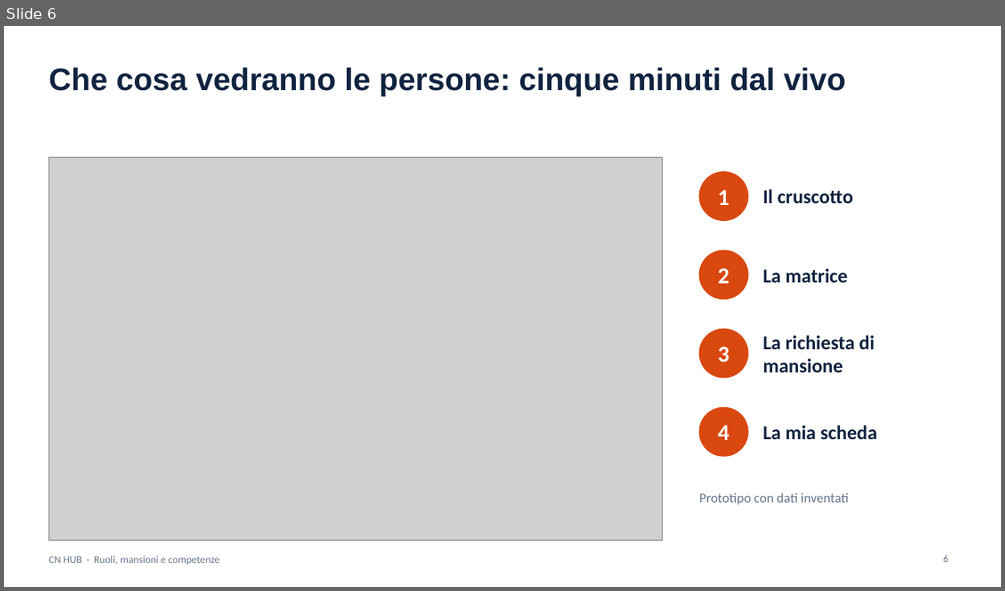
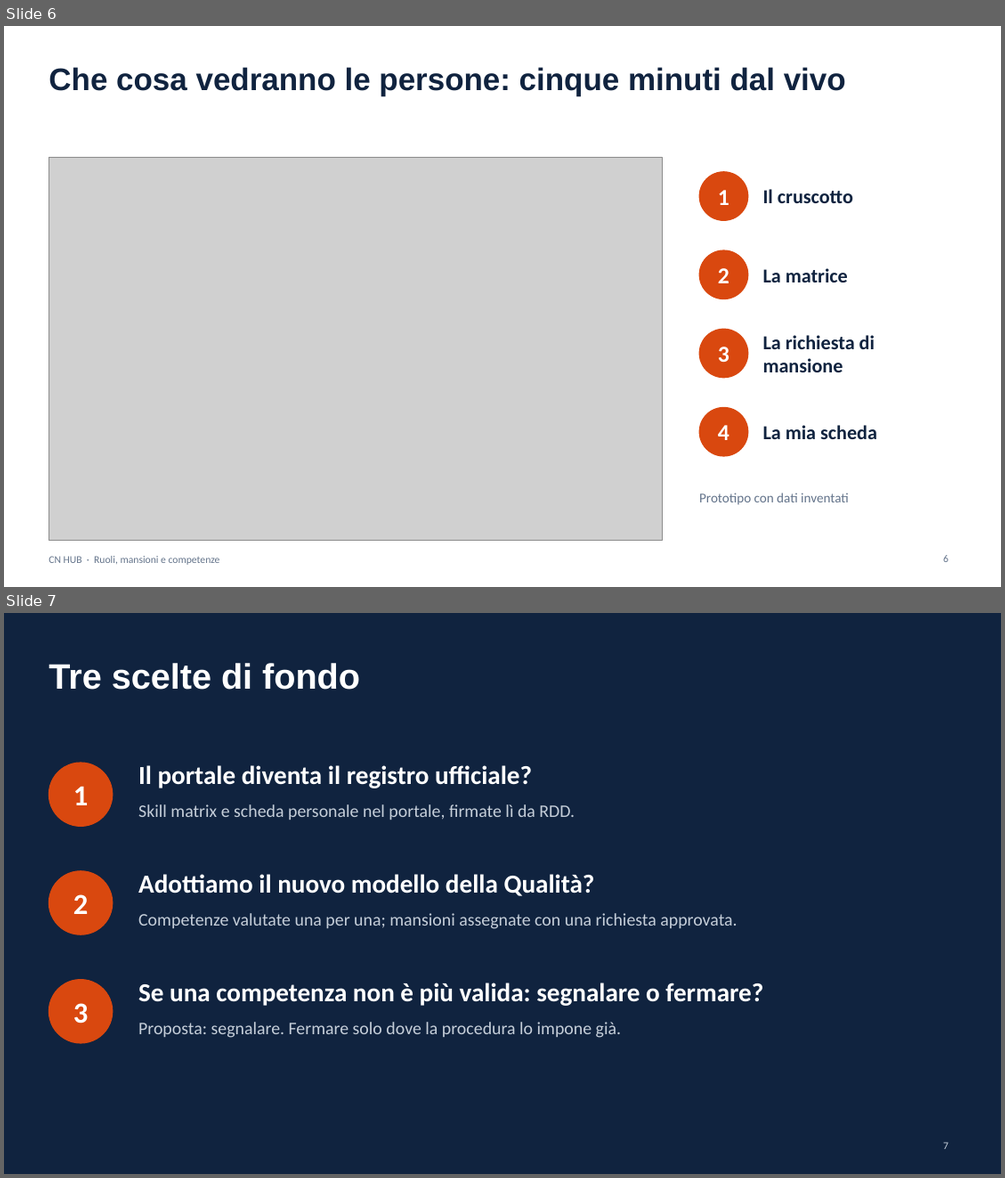
Before and after one commit to brividich/CRM-Brizio, a slide deck: docs/feasibility/ruoli-mansioni-competenze/Fattibilita_RMC_Presentazione.pptx. Shown one above the other, each under a label of ours: slide 6 before the commit, slides 6 and 7 after it. The pictures are 1005x591 and 1005x1178 pixels, drawn with LibreOffice and Linux fonts; fonts in the diff are those of the drawing; grey boxes stand for pictures. Boxes give left, top, right and bottom in pixels: in the first picture for what was removed or moved away, otherwise in the second. Text is boxed around its words. In the diff, an @@ line names an element or a change of style, - is before the commit and + after.

```diff
--- a/docs/feasibility/ruoli-mansioni-competenze/Fattibilita_RMC_Presentazione.pptx
+++ b/docs/feasibility/ruoli-mansioni-competenze/Fattibilita_RMC_Presentazione.pptx
@@ slide 7 added at [4, 613, 1001, 1174], background #10233F @@
@@ title added at [48, 663, 360, 690], 34 pt, text #FFFFFF, bold @@
+Tre scelte di fondo
@@ ellipse added at [48, 763, 113, 826], fill #D9480F, outline #D9480F 1 pt @@
@@ text added at [138, 765, 532, 788], 25 pt, text #FFFFFF, bold @@
+Il portale diventa il registro ufficiale?
@@ text added at [73, 786, 89, 805], 28 pt, text #FFFFFF, bold @@
+1
@@ text added at [138, 804, 574, 819], 17 pt, text #C5CED9 @@
+Skill matrix e scheda personale nel portale, firmate lì da RDD.
@@ ellipse added at [48, 871, 113, 934], fill #D9480F, outline #D9480F 1 pt @@
@@ text added at [138, 874, 595, 896], 25 pt, text #FFFFFF, bold @@
+Adottiamo il nuovo modello della Qualità?
@@ text added at [73, 894, 89, 914], 28 pt, text #FFFFFF, bold @@
+2
@@ text added at [138, 913, 736, 929], 17 pt, text #C5CED9 @@
+Competenze valutate una per una; mansioni assegnate con una richiesta approvata.
@@ ellipse added at [48, 980, 113, 1043], fill #D9480F, outline #D9480F 1 pt @@
@@ text added at [138, 982, 763, 1005], 25 pt, text #FFFFFF, bold @@
+Se una competenza non è più valida: segnalare o fermare?
@@ text added at [73, 1003, 89, 1023], 28 pt, text #FFFFFF, bold @@
+3
@@ text added at [138, 1022, 621, 1038], 17 pt, text #C5CED9 @@
+Proposta: segnalare. Fermare solo dove la procedura lo impone già.
@@ page number added at [943, 1142, 948, 1149], 10 pt, text #C5CED9 @@
+7
```
Also in this commit, not shown: 1 slide removed, 23 other files.
